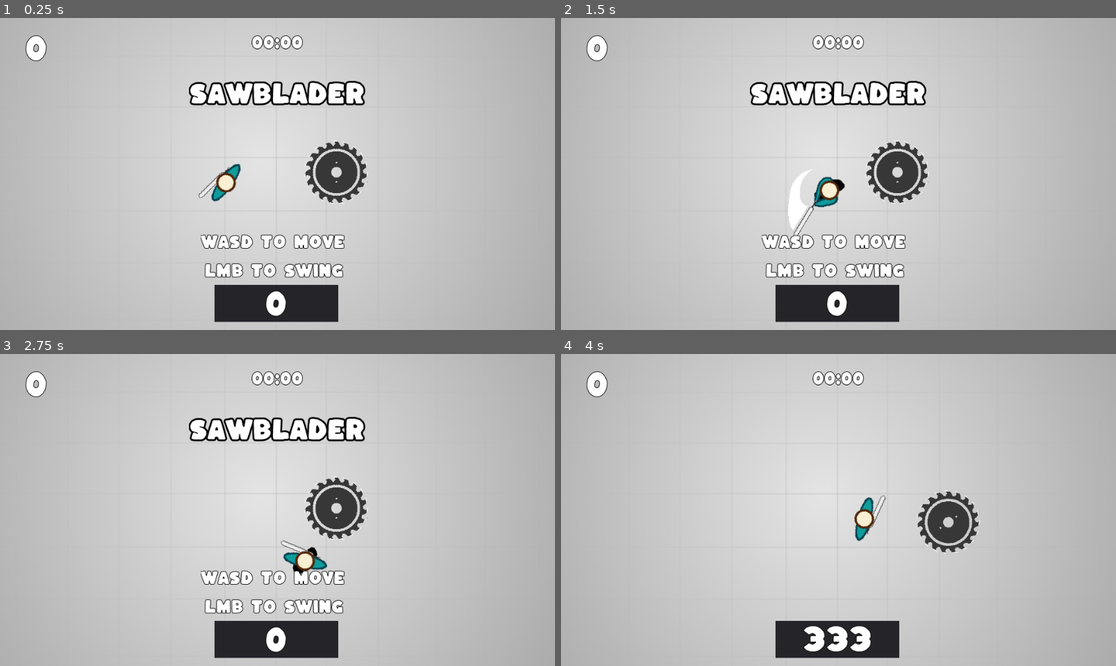
Above: before the commit, frames 1-4 (two rows, left to right).
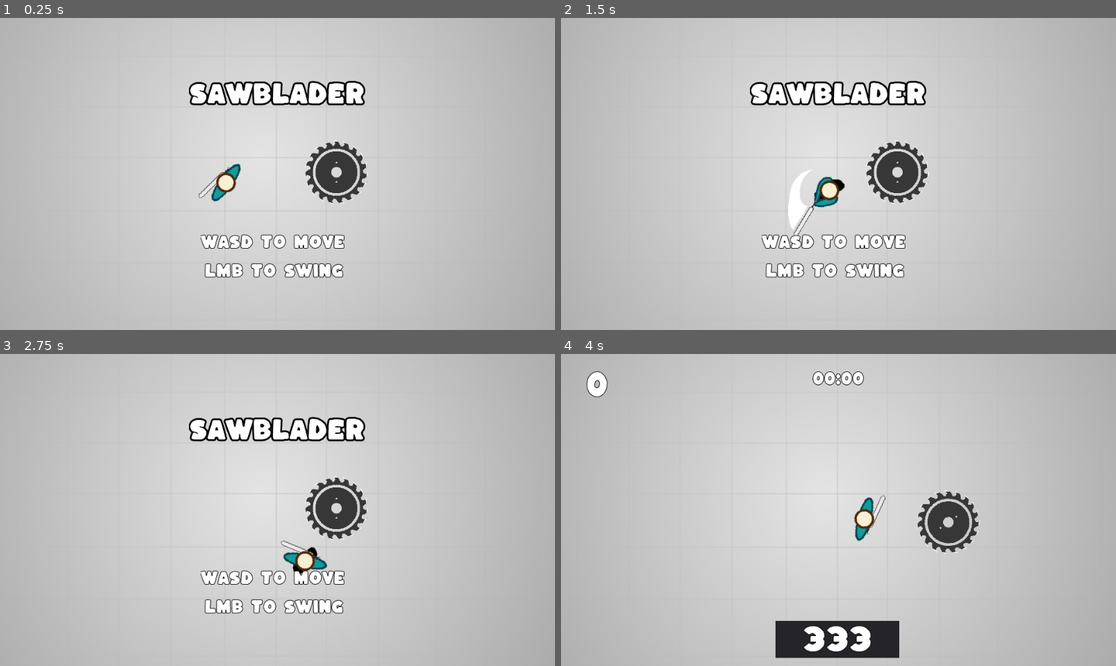
Above: after the commit, the same moments.

Repository: Zircon332/Sawblader
Game: Godot game, scene res://scenes/main.tscn
Same seed, same stepped clock (60 frames per second), same inputs: the game is played once before the commit and once after it.
Inputs (mouse positions are in pixels of both pictures, inside the frame that each line leads up to):
- Up to frame 1 (0.25 s): no input
- Up to frame 2 (1.5 s): tap Enter at 0.5 s; move the mouse to (960, 158) at 0.52 s; hold D (move_right) 0.53-1.28 s; click (960, 158) at 0.6 s; move the mouse to (727, 189) at 1.27 s; hold S (move_down) from 1.28 s (still down); click (727, 189) at 1.35 s
- Up to frame 3 (2.75 s): move the mouse to (333, 441) at 2.02 s; release S (move_down) at 2.03 s; hold D (move_right) from 2.03 s (still down); click (333, 441) at 2.1 s
- Up to frame 4 (4 s): move the mouse to (810, 572) at 2.77 s; release D (move_right) at 2.78 s; hold W (move_up) 2.78-3.53 s; click (810, 572) at 2.85 s; move the mouse to (1005, 556) at 3.52 s; hold A (move_left) from 3.53 s (still down); click (1005, 556) at 3.6 s

The runs differ from the first frame. In frame 1, 3.2% of the frame differs, in the area x 4-61%, y 5-98%; in frame 2, 3.2%; in frame 3, 3.2%; in frame 4, nothing differs.

Commit message:
hide HUD initially, only show after start

Diff:
--- a/scenes/main.gd
+++ b/scenes/main.gd
@@ -13,6 +13,11 @@
 var score = 0
 
 var _frozen = false
+
+
+func _ready():
+	$UI/StartScreen.visible = true
+	$UI/HUD.visible = false
 
 
 func start_game():
--- a/scenes/main.tscn
+++ b/scenes/main.tscn
@@ -63,6 +63,7 @@
 text = "LMB to swing"
 
 [node name="HUD" type="Control" parent="UI"]
+visible = false
 anchor_left = 0.5
 anchor_right = 0.5
 margin_left = -20.0
